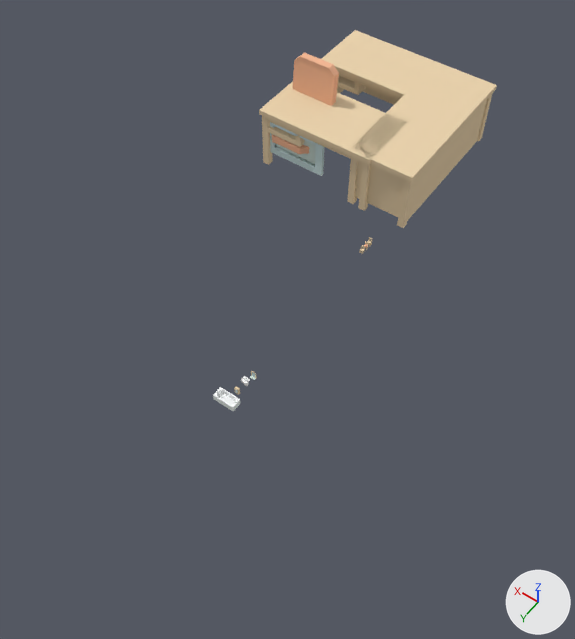
Two versions of the Blender file blend/Quaternius/furniture/furniture.blend, one commit apart.
Both versions are drawn from a camera (50 mm lens) standing at (-22.7, 29.2, 32.0) and looking at (-7.5, 8.0, -1.4). Every picture has the same lights, and +X, +Y and +Z are marked at lower right. The same objects are shown in both versions, whatever each file hides.

In view in the first picture: 'bathroomCabinet', 'bathroomMirror', 'bathroomSink', 'bathtub', 'chair', 'chair 1', 'chairRounded', 'desk', 'deskCorner', 'door 10'.
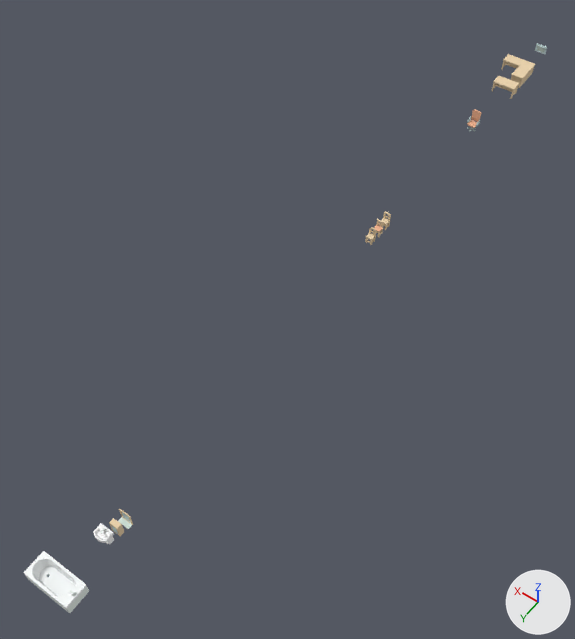
Where the newer file only moved an object's origin or applied its transform, the numbers keep the older frame.

Where the change shows, as pixel boxes (x1, y1, x2, y2) in the pictures (575 x 639 px):
'deskCorner', moved, turned: before (322, 30, 497, 228); after (501, 54, 535, 88)
'desk', moved, turned: before (259, 81, 407, 211); after (492, 76, 519, 99)
'bathtub', mesh rescaled, moved (136% wider, 152% taller): before (213, 387, 240, 411); after (24, 551, 89, 613)
'chair 1', reshaped, moved, turned: before (272, 53, 339, 154); after (467, 110, 481, 132)
'door 10', moved, turned: before (270, 122, 324, 176); after (535, 43, 547, 54)
'bathroomSink', moved: before (241, 376, 250, 386); after (93, 523, 114, 544)
'bathroomMirror', moved: before (250, 371, 256, 380); after (118, 509, 133, 529)
'bathroomCabinet', moved: before (234, 386, 240, 395); after (109, 518, 124, 536)
'chairRounded', moved: before (359, 245, 365, 254); after (365, 227, 376, 245)
'chairCushion', moved: before (363, 241, 369, 250); after (373, 219, 384, 238)
'chair', moved: before (367, 237, 372, 247); after (380, 211, 391, 230)
'bathroomCabinet_door', reshaped (not visible before): after (110, 524, 119, 535)
part 4 of me_chair_1_1, added: after (467, 110, 481, 132)
part 5 of me_chair_1_1, deleted (brown): before (272, 53, 339, 154)

The edits, one by one:
me_bathtub has 302 vertices, 602 faces and spans x -0.59..0.6, y -0.26..0.3, z 0.0..0.42.
me_bathtub is used by ob_bathtub; location (-8.67, 14.51, 0.0).
me_bathtub part 6: the whole mesh is scaled about the mesh origin by 2.
me_chair_1_1 is used by ob_chair_1_1; location (0.0, 0.0, 0.0); rotation (1.571, 0.0, 0.0), in degrees (90, 0, 0).
me_chair_1_1 had 256 vertices, 520 faces and spanned x -3.35..0.0, y 1.9..6.08, z 0.0..3.14.
me_chair_1_1 now has 292 vertices, 588 faces and spans x -0.33..0.33, y -0.29..0.34, z 0.0..1.22.
me_chair_1_1 part 4: 292 vertices added at x -0.33..0.33, y -0.29..0.34, z 0.0..1.22.
me_chair_1_1 part 5: 256 vertices removed from x -3.35..0.0, y 1.9..6.08, z 0.0..3.14.
me_desk has 79 vertices, 154 faces and spans x -7.24..0.1, y 0.0..3.84, z -0.1..3.8.
me_desk is used by ob_desk; location (0.0, 0.0, 0.0); rotation (1.571, 0.0, 0.0), in degrees (90, 0, 0).
me_desk part 3: the whole mesh is turned 90 degrees about the x axis through its middle and scaled by 0.2, then moved by (3.57, -1.92, -1.47).
me_deskcorner has 105 vertices, 206 faces and spans x -9.74..0.0, y 0.0..3.84, z 0.0..9.74.
me_deskcorner is used by ob_deskcorner; location (0.0, 0.0, 0.0); rotation (1.571, 0.0, 0.0), in degrees (90, 0, 0).
me_deskcorner part 2: the whole mesh is turned 90 degrees about the x axis through its middle and scaled by 0.2, then moved by (4.83, -1.77, -4.49).
me_door_10 has 26 vertices, 54 faces and spans x -4.03..-0.27, y 0.85..3.63, z 0.0..0.4.
me_door_10 is used by ob_door_10; location (0.0, 0.0, 0.0); rotation (1.571, 0.0, 0.0), in degrees (90, 0, 0).
me_door_10 part 1: the whole mesh is turned 90 degrees about the x axis through its middle and scaled by 0.2, then moved by (2.15, -2.24, -0.27).
Object 'chairRounded' (ob_chairrounded) moves from (-8.74, 2.78, 0.0) to (-8.68, 1.83, 0.0).
Object 'chairCushion' (ob_chaircushion) moves from (-8.75, 2.42, 0.0) to (-8.71, 1.11, 0.0).
Object 'chair' (ob_chair) moves from (-8.77, 2.07, 0.0) to (-8.74, 0.41, 0.0).
Object 'bathroomSink' (ob_bathroomsink) moves from (-8.84, 13.32, 0.0) to (-8.87, 22.9, 0.0).
Object 'bathroomMirror' (ob_bathroommirror) moves from (-8.87, 12.76, 0.0) to (-8.94, 21.79, 0.0).
Object 'bathroomCabinet' (ob_bathroomcabinet) moves from (-8.78, 13.86, 0.0) to (-8.93, 22.24, 0.0).
Object 'bathtub' (ob_bathtub) moves from (-8.67, 14.51, 0.0) to (-8.54, 25.28, 0.0).
Object 'chair 1' (ob_chair_1_1) turns from (90, 0, 0) to (0, 0, 0) degrees about x, y and z.
Object 'chair 1' (ob_chair_1_1) moves from (0.0, 0.0, 0.0) to (-8.74, -10.09, 0.0).
Object 'desk' (ob_desk) turns from (90, 0, 0) to (0, 0, 0) degrees about x, y and z.
Object 'desk' (ob_desk) moves from (0.0, 0.0, 0.0) to (-8.68, -14.65, 0.0).
Object 'deskCorner' (ob_deskcorner) turns from (90, 0, 0) to (0, 0, 0) degrees about x, y and z.
Object 'deskCorner' (ob_deskcorner) moves from (0.0, 0.0, 0.0) to (-8.35, -16.76, 0.0).
Object 'door 10' (ob_door_10) turns from (90, 0, 0) to (0, 0, 0) degrees about x, y and z.
In object 'door 10' (ob_door_10), parent is now set to ob_kitchenstove.
In object 'door 10' (ob_door_10), matrix_parent_inverse is now set to Matrix(((1.0, 0.0, 0.0, 8.797), (0.0, 1.0, 0.0, 20.28), (0.0, 0.0, 1.0, 0.0), (0.0, 0.0, 0.0, 1.0))).
Object 'door 10' (ob_door_10) moves from (0.0, 0.0, 0.0) to (-8.797, -19.88, 0.514).
